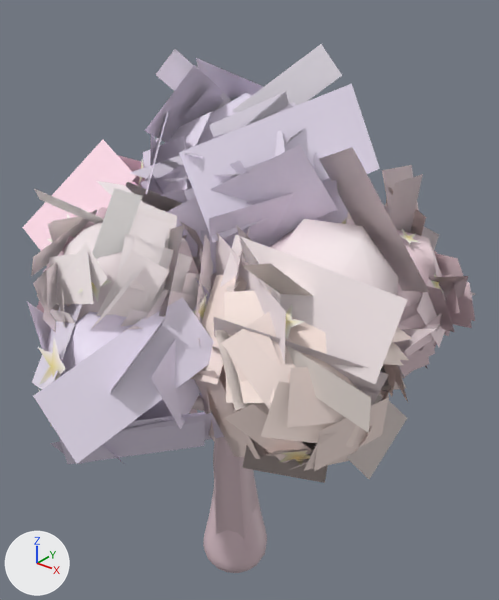
A saved change to the glTF model world/spring_court/shared/models/candyfloss_tree.glb.
Rendered twice from a 50 mm camera at (6.81, -8.06, 10.4) aimed at (0.07, 0.37, 5.18). The axes (+X, +Y, +Z) are drawn at lower left. The lights are the same throughout. The first picture is the older version. Vertices at exactly the same position are counted once.

Objects in the first picture: 'far', 'far_wisps', 'near', 'near_wisps'.
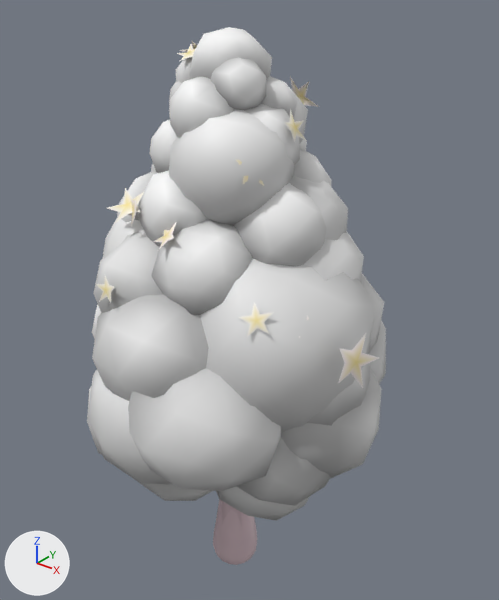
Where the change shows, as pixel boxes (x1, y1, x2, y2) in the pictures (499 x 600 px; the box of a moved part takes in the faces that stretch with it):
'far_wisps', deleted
    before: (22, 58, 437, 464)
'near_floss', added
    after: (87, 27, 384, 506)
'near_wisps', deleted
    before: (31, 44, 476, 483)
'far_floss', added
    after: (87, 81, 386, 521)
'far', reshaped (24% narrower)
    before: (38, 93, 398, 539)
    after: (107, 77, 379, 527)
'near', reshaped (44% narrower, 9% taller)
    before: (64, 93, 443, 573)
    after: (96, 41, 309, 565)
part 1 of me_far, moved or reshaped (mostly hidden before)
    before: (47, 213, 70, 242)
    after: (107, 188, 144, 223)
part 2 of me_far, moved or reshaped (not visible before)
    after: (290, 77, 319, 107)
part 3 of me_far, moved or reshaped (not visible before)
    after: (338, 333, 379, 388)
part 4 of me_far, rebuilt (mostly hidden afterwards)
    before: (214, 437, 257, 539)
    after: (222, 501, 243, 527)
part 5 of me_far, deleted (mostly hidden)
    before: (38, 93, 398, 426)
part 6 of me_far, deleted (mostly hidden)
    before: (192, 395, 204, 411)
part 7 of me_near, moved or reshaped (not visible before)
    after: (96, 276, 114, 303)
part 8 of me_near, moved or reshaped (not visible before)
    after: (177, 44, 195, 61)
part 9 of me_near, moved or reshaped (not visible afterwards)
    before: (77, 261, 112, 302)
part 10 of me_near, moved or reshaped
    before: (138, 159, 144, 186)
    after: (180, 41, 197, 52)
part 11 of me_near, moved or reshaped (not visible before)
    after: (284, 108, 307, 142)
part 12 of me_near, moved or reshaped
    before: (193, 294, 207, 320)
    after: (235, 159, 264, 186)
part 13 of me_near, moved or reshaped
    before: (285, 305, 305, 340)
    after: (239, 302, 274, 337)
part 14 of me_near, moved or reshaped (not visible before)
    after: (153, 223, 176, 249)
part 15 of me_near, moved or reshaped (not visible before)
    after: (128, 196, 136, 226)
part 16 of me_near, added
    after: (213, 499, 257, 565)
part 17 of me_near, deleted (mostly hidden)
    before: (64, 93, 443, 573)

The change, as a diff of the scene's bpy script:
```diff
--- a/world/spring_court/shared/models/candyfloss_tree.glb.py
+++ b/world/spring_court/shared/models/candyfloss_tree.glb.py
@@ me_far @@
-me_far.from_pydata(...)  # 402 vertices, 593 faces; spans x -3.05..3.1, y -3.72..3.67, z -0.03..8.57
+me_far.from_pydata(...)  # 60 vertices, 65 faces; spans x -1.04..3.04, y -1.84..1.92, z 0.0..8.85
+# me_far part 1: the loose piece of 11 vertices spanning x -1.96..-1.1, y -2.24..-1.81, z 6.17..6.97 is multiplied about its middle by the matrix ((-0.728, -0.241, -0.169), (0.117, 0.176, -0.756), (0.27, -0.726, -0.127)), then moved by (0.84, 0.48, 0.66)
+# me_far part 2: the loose piece of 11 vertices spanning x 0.67..1.42, y 1.23..1.88, z 5.96..6.39 is multiplied about its middle by the matrix ((0.853, 0.212, 0.217), (-0.166, -0.216, 0.863), (0.254, -0.853, -0.164)), then moved by (-0.62, -0.3, 2.38)
+# me_far part 3: the loose piece of 11 vertices spanning x 0.64..0.74, y -0.7..-0.15, z 5.73..6.31 is multiplied about its middle by the matrix ((-1.251, -0.622, 0.09), (0.485, -0.828, 1.02), (-0.4, 0.943, 0.955)), then moved by (2.19, -0.43, -0.45)
+# me_far part 4: the loose piece of 16 vertices spanning x -0.49..0.45, y -0.5..0.51, z -0.03..3.86 is rebuilt with 16 vertices and now spans x -0.36..0.32, y -0.36..0.32, z 0.0..4.4
+# me_far part 5: 17 loose pieces with 291 vertices, spanning x -3.05..3.1, y -3.72..3.67, z 3.08..8.57, are deleted
+# me_far part 6: 51 vertices removed from x -2.16..2.17, y -2.84..0.41, z 3.09..5.98
+# other edits to the shape of me_far do not show in these pictures
 me_far.materials.append(mat_defaultmaterial)
@@ me_near @@
-me_near.from_pydata(...)  # 2122 vertices, 3708 faces; spans x -3.62..3.24, y -2.98..3.46, z -0.64..8.57
+me_near.from_pydata(...)  # 355 vertices, 538 faces; spans x -1.36..2.33, y -2.59..2.34, z -0.55..9.4
+# me_near part 7: the loose piece of 11 vertices spanning x -0.75..-0.16, y -2.58..-2.05, z 4.83..5.1 is multiplied about its middle by the matrix ((-0.466, 0.539, -0.246), (0.151, 0.41, 0.614), (0.573, 0.33, -0.361)), then moved by (-0.11, 0.11, 1.15)
+# me_near part 8: the loose piece of 11 vertices spanning x -1.68..-1.45, y -0.4..-0.07, z 7.31..7.68 is multiplied about its middle by the matrix ((-0.512, 0.408, -0.821), (0.704, -0.428, -0.651), (-0.587, -0.868, -0.065)), then moved by (1.06, -0.08, 1.78)
+# me_near part 9: the loose piece of 11 vertices spanning x -0.31..0.21, y -2.98..-2.68, z 6.39..6.87 is multiplied about its middle by the matrix ((0.965, 0.083, -0.285), (-0.081, 1.007, 0.018), (0.286, 0.006, 0.969)), then moved by (-0.51, 0.39, -2.44)
+# me_near part 10: the loose piece of 11 vertices spanning x -1.55..-1.18, y -0.81..-0.46, z 7.16..7.65 is multiplied about its middle by the matrix ((0.97, -0.292, -0.234), (0.169, -0.238, 0.998), (-0.334, -0.969, -0.174)), then moved by (0.67, 0.71, 1.88)
+# me_near part 11: the loose piece of 11 vertices spanning x 1.68..2.07, y -0.09..0.2, z 6.13..6.38 is multiplied about its middle by the matrix ((-0.361, 0.378, 1.19), (1.175, -0.317, 0.457), (0.423, 1.203, -0.253)), then moved by (-0.62, -0.1, 2.11)
+# me_near part 12: the loose piece of 11 vertices spanning x 0.84..0.97, y -1.99..-1.4, z 5.73..6.32 is multiplied about its middle by the matrix ((0.8, 0.489, 0.079), (-0.165, 0.122, 0.918), (0.467, -0.795, 0.19)), then moved by (0.2, 0.88, 1.88)
+# me_near part 13: the loose piece of 11 vertices spanning x 1.95..2.49, y -1.85..-1.39, z 6.15..6.44 is multiplied about its middle by the matrix ((0.578, 0.353, 0.611), (-0.289, 0.839, -0.21), (-0.643, -0.06, 0.644)), then moved by (-0.57, 0.18, -0.25)
+# me_near part 14: the loose piece of 11 vertices spanning x -1.58..-1.29, y -2.06..-1.63, z 6.66..6.99 is multiplied about its middle by the matrix ((0.976, -0.044, 0.567), (0.365, 0.912, -0.559), (-0.436, 0.666, 0.802)), then moved by (1.62, 0.19, 0.15)
+# me_near part 15: the loose piece of 11 vertices spanning x -0.97..-0.38, y -0.79..-0.54, z 6.43..6.95 is multiplied about its middle by the matrix ((-0.449, -0.267, -0.621), (0.285, -0.751, 0.117), (-0.613, -0.153, 0.509)), then moved by (0.11, -0.93, 0.51)
+# me_near part 16: a new loose piece of 201 vertices spanning x -0.44..0.44, y -0.44..0.44, z -0.55..4.38, in mat_defaultmaterial_002
+# me_near part 17: 36 loose pieces with 1968 vertices, spanning x -3.62..3.14, y -2.92..3.46, z -0.64..8.57, are deleted
+# other edits to the shape of me_near do not show in these pictures
 me_near.materials.append(mat_defaultmaterial_002)
@@ ob_far_wisps @@
-ob_far_wisps = bpy.data.objects.new('far_wisps', me_far_wisps)
@@ ob_near_wisps @@
-ob_near_wisps = bpy.data.objects.new('near_wisps', me_near_wisps)
@@ ob_near_floss @@
+ob_near_floss = bpy.data.objects.new('near_floss', me_near_floss)  # 3679 vertices, 5438 faces; spans x -2.93..2.8, y -2.77..2.55, z 1.71..9.6
+ob_near_floss.location = (0.0, 0.0, 0.0)
@@ ob_far_floss @@
+ob_far_floss = bpy.data.objects.new('far_floss', me_far_floss)  # 621 vertices, 929 faces; spans x -2.68..2.68, y -2.8..2.63, z 1.4..9.54
+ob_far_floss.location = (0.0, 0.0, 0.0)
```
